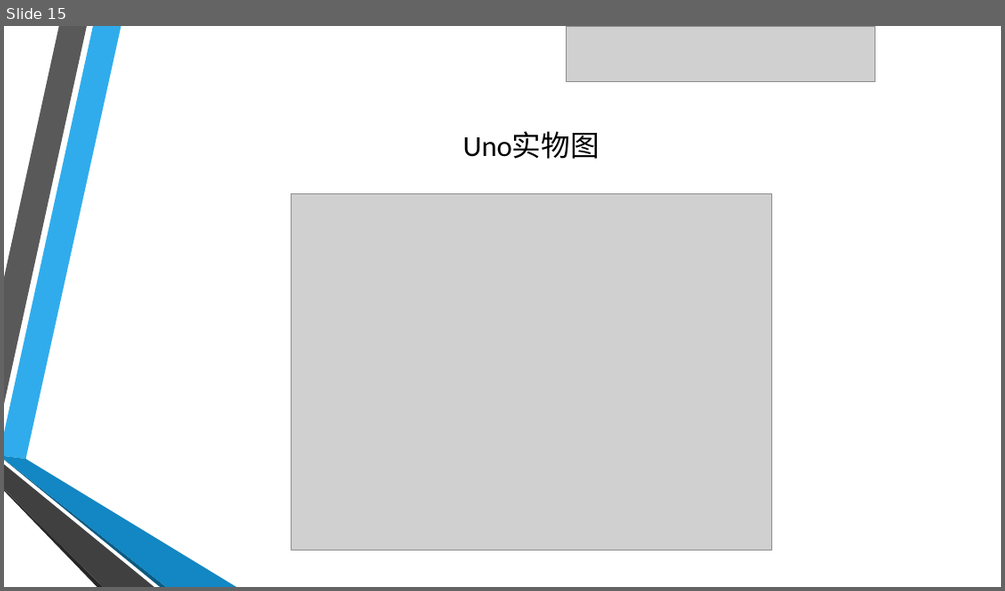
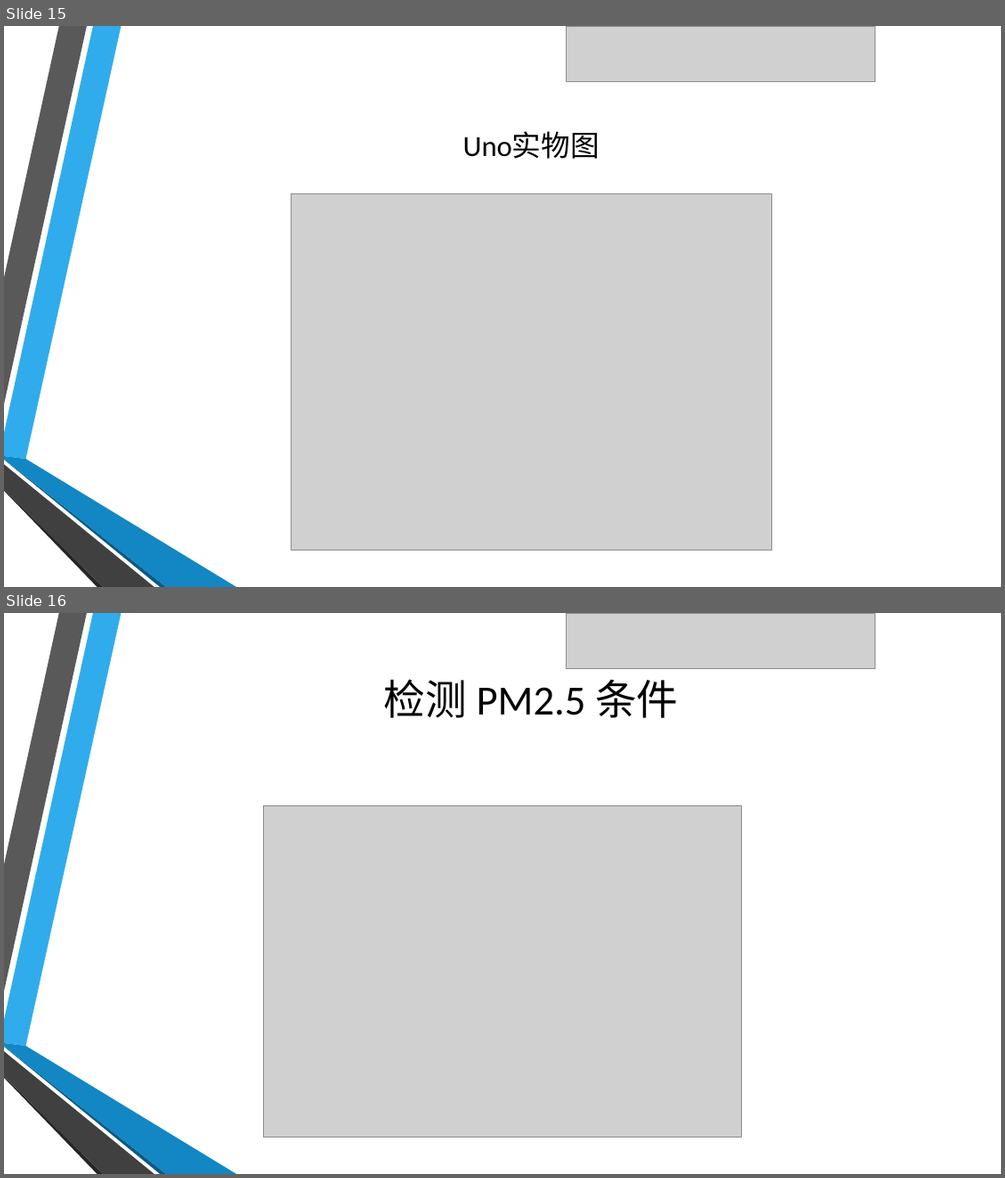
Before and after one commit to coco-hkk/arduino-courses, a slide deck: 课程/Lesson10/课件/Lesson10.pptx. Shown one above the other, each under a label of ours: slide 15 before the commit, slides 15 and 16 after it. The pictures are 1005x591 and 1005x1178 pixels, drawn with LibreOffice and Linux fonts; fonts in the diff are those of the drawing; grey boxes stand for pictures; background and template pictures are left out. Boxes give left, top, right and bottom in pixels: in the first picture for what was removed or moved away, otherwise in the second. Text is boxed around its words. In the diff, an @@ line names an element or a change of style, - is before the commit and + after.

```diff
--- a/课程/Lesson10/课件/Lesson10.pptx
+++ b/课程/Lesson10/课件/Lesson10.pptx
@@ slide 16 added at box(4, 613, 1001, 1174), background picture (left out); not listed: 6 template elements that a slide beside it also shows @@
@@ picture added at box(566, 614, 875, 669) @@
@@ title added at box(384, 679, 678, 718), 40 pt, text #000000 @@
+检测 PM2.5 条件
@@ picture added at box(264, 805, 741, 1136) @@
```
Also in this commit, not shown: 4 slides changed, 19 other files.
